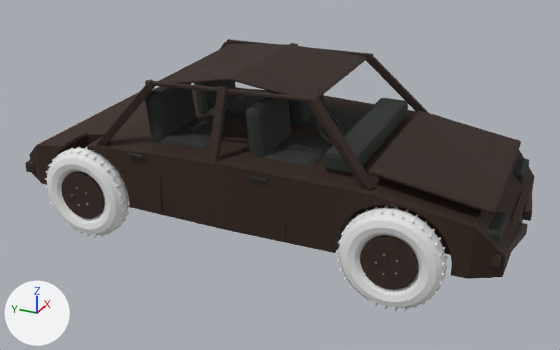
One commit to the glTF model assets/3d/dungeons/b3_industrial_candidates/v3_derelict_car/runtime/f3_v3_derelict_car.glb: the scene before it, then after it.
Rendered twice from a 50 mm camera at (-6.03, -2.78, 3.51) aimed at (-0.09, -0.1, 0.53). The lights are fixed; the arrows at lower left show +X, +Y and +Z. The older version comes first. Where no turn or scale is listed for an object, it has been applied to the vertices.

In view in the first picture: 'aged split tire rubber_surface', 'f3_deep_crack_surface', 'f3_oxidized_iron_surface', 'faded oxidized sedan paint with scanned rust PBR_surface'.
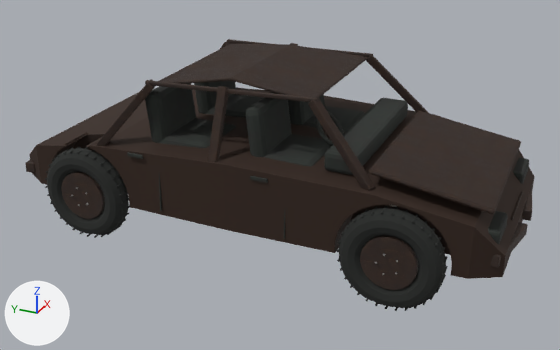
Patch to the scene script:
```diff
--- a/assets/3d/dungeons/b3_industrial_candidates/v3_derelict_car/runtime/f3_v3_derelict_car.glb.py
+++ b/assets/3d/dungeons/b3_industrial_candidates/v3_derelict_car/runtime/f3_v3_derelict_car.glb.py
@@ mat_aged_split_tire_rubber @@
 mat_aged_split_tire_rubber = principled_material('aged split tire rubber')
-mat_aged_split_tire_rubber.base_color = (0.8, 0.8, 0.8)  # white #e7e7e7
+mat_aged_split_tire_rubber.base_color = (0.018, 0.02, 0.018)  # black #242724
 mat_aged_split_tire_rubber.roughness = 0.98
```

Changed parts and their boxes [x1, y1, x2, y2] in the pictures (560 x 350 px):
'aged split tire rubber_surface', recoloured (white to black)
    both: [45, 147, 448, 311]
